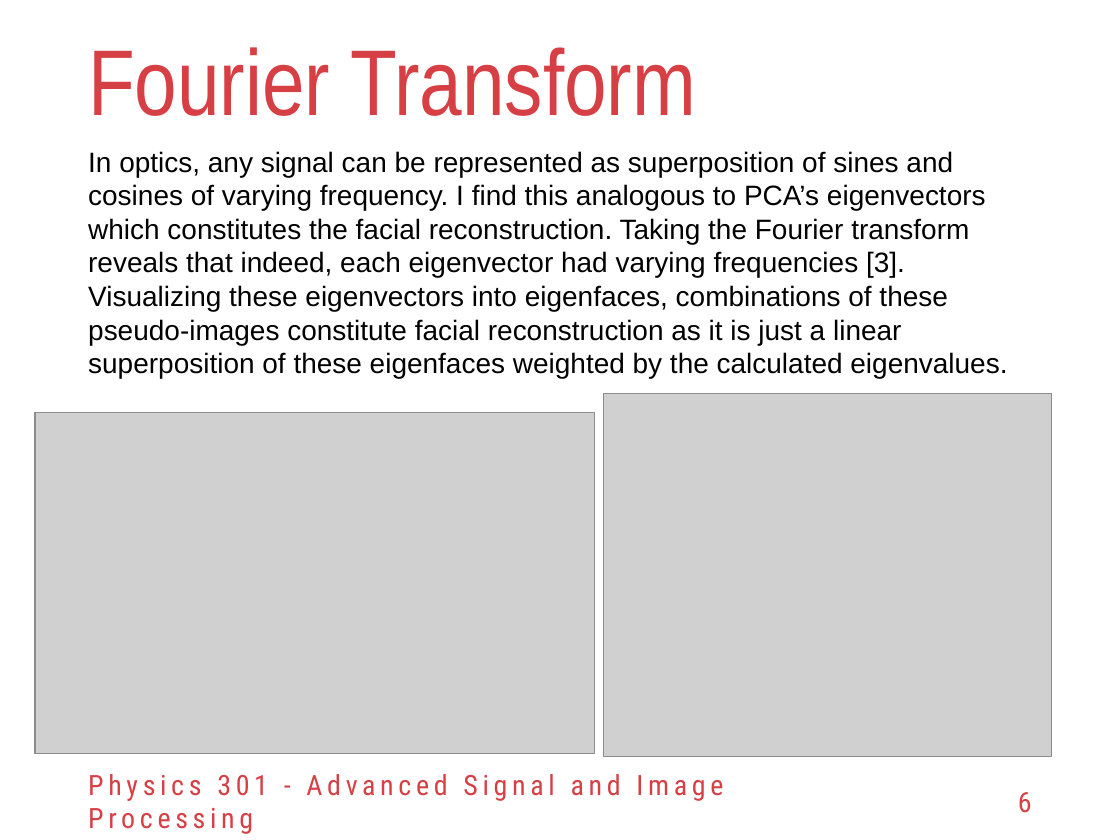
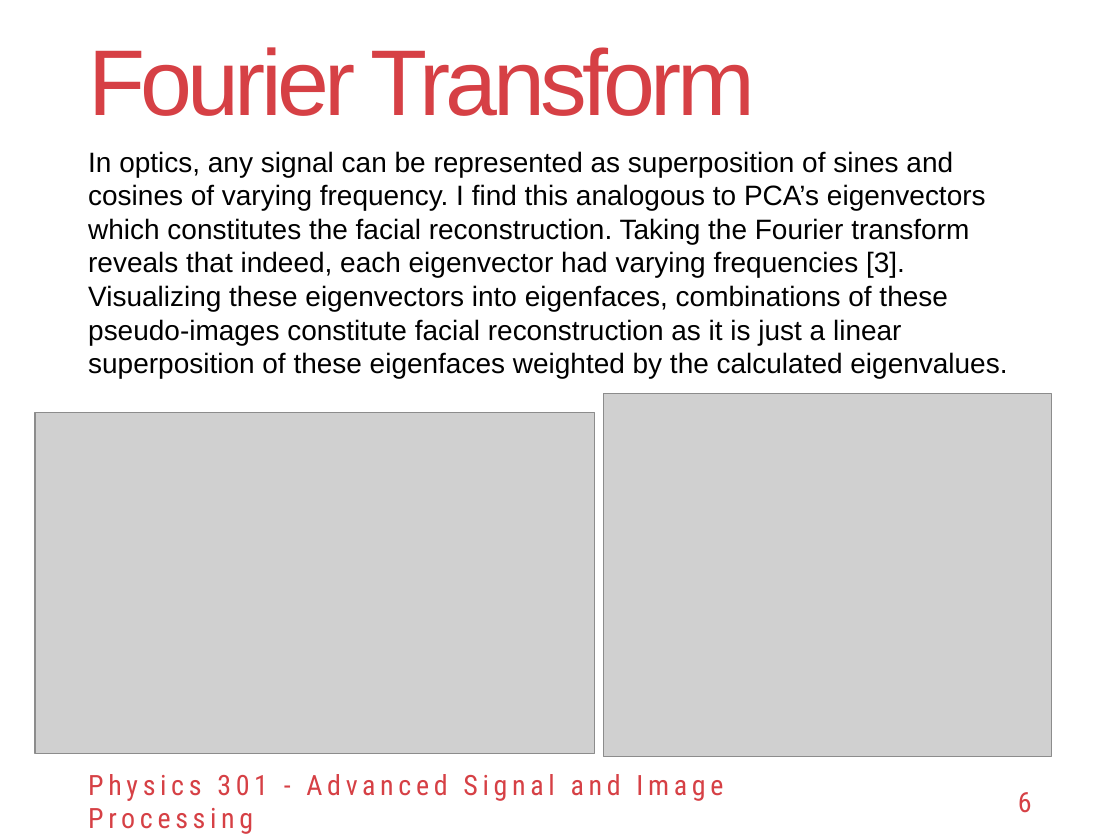
Before and after one commit to reneprincipejr/Physics-301, a slide deck: slide 6 of 03 PCA for Compression/Activity 3 - PCA for Compression.pptx. Drawn at 1120x840 pixels with LibreOffice and Linux fonts; fonts in the diff are those of the drawing; grey boxes stand for pictures; background and template pictures are left out. Boxes give left, top, right and bottom in pixels: in the first picture for what was removed or moved away, otherwise in the second. Text is boxed around its words. In the diff, an @@ line names an element or a change of style, - is before the commit and + after.

```diff
--- a/03 PCA for Compression/Activity 3 - PCA for Compression.pptx
+++ b/03 PCA for Compression/Activity 3 - PCA for Compression.pptx
@@ title "Fourier Transform" at box(88, 47, 755, 116): font Arial Narrow to Arial, letter spacing 0 to -3 pt @@
```
Also in this commit, not shown: 8 other slides changed, 5 other files.
